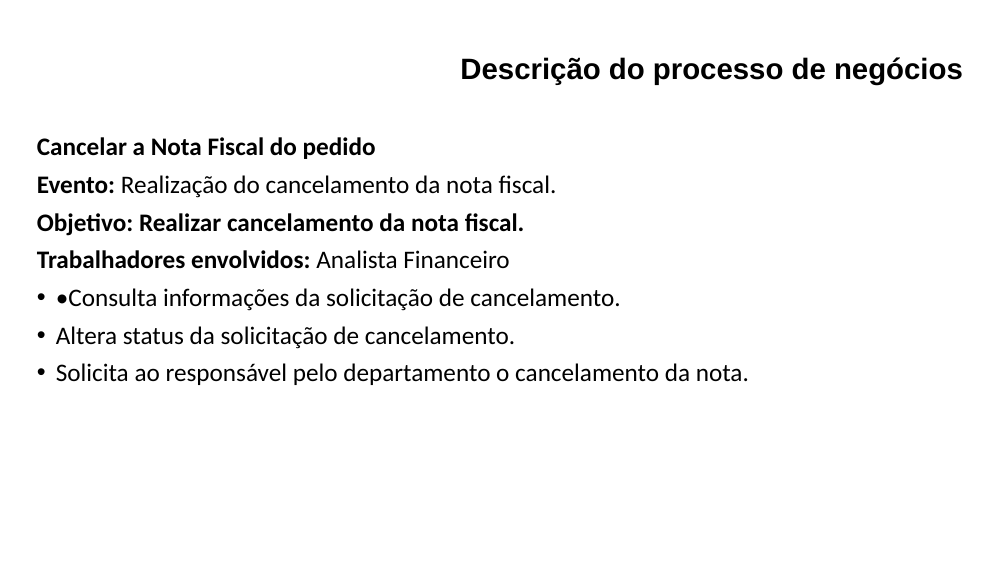
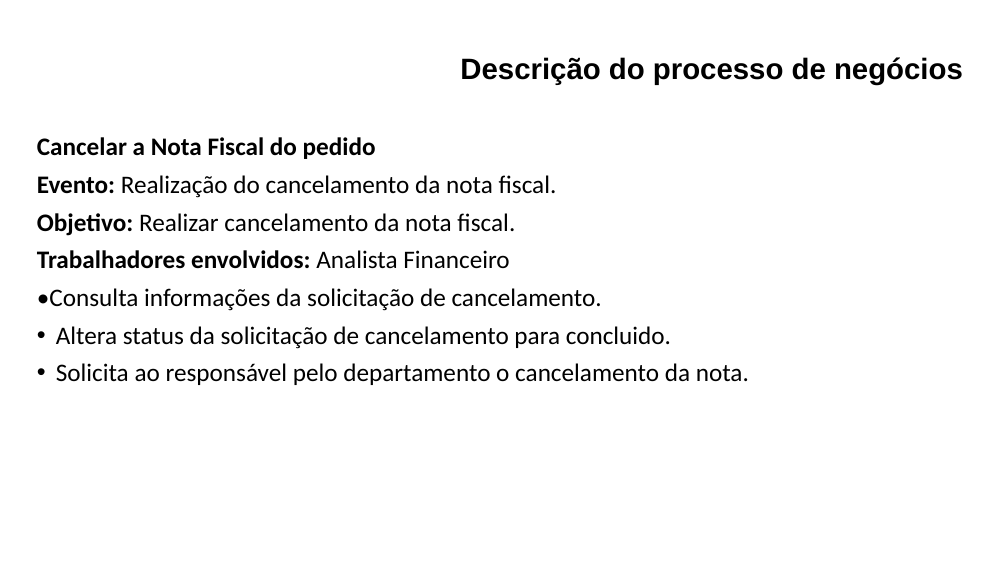
Before and after one commit to maapsystem/MaapSystem, a slide deck: slide 15 of artefatos/18 - Descrição de processos de Negócios.pptx. Drawn at 1008x567 pixels with LibreOffice and Linux fonts; fonts in the diff are those of the drawing. Boxes give left, top, right and bottom in pixels: in the first picture for what was removed or moved away, otherwise in the second. Text is boxed around its words. In the diff, an @@ line names an element or a change of style, - is before the commit and + after.

```diff
--- a/artefatos/18 - Descrição de processos de Negócios.pptx
+++ b/artefatos/18 - Descrição de processos de Negócios.pptx
@@ text at [37,213,602,311]: bold off in "Realizar cancelamento da nota fiscal."; bullet • to none @@
@@ text at [56,326,671,349]: text changed @@
-• Altera status da solicitação de cancelamento.
+• Altera status da solicitação de cancelamento para concluido.
```
Also in this commit, not shown: 11 other slides changed, 17 other files.
